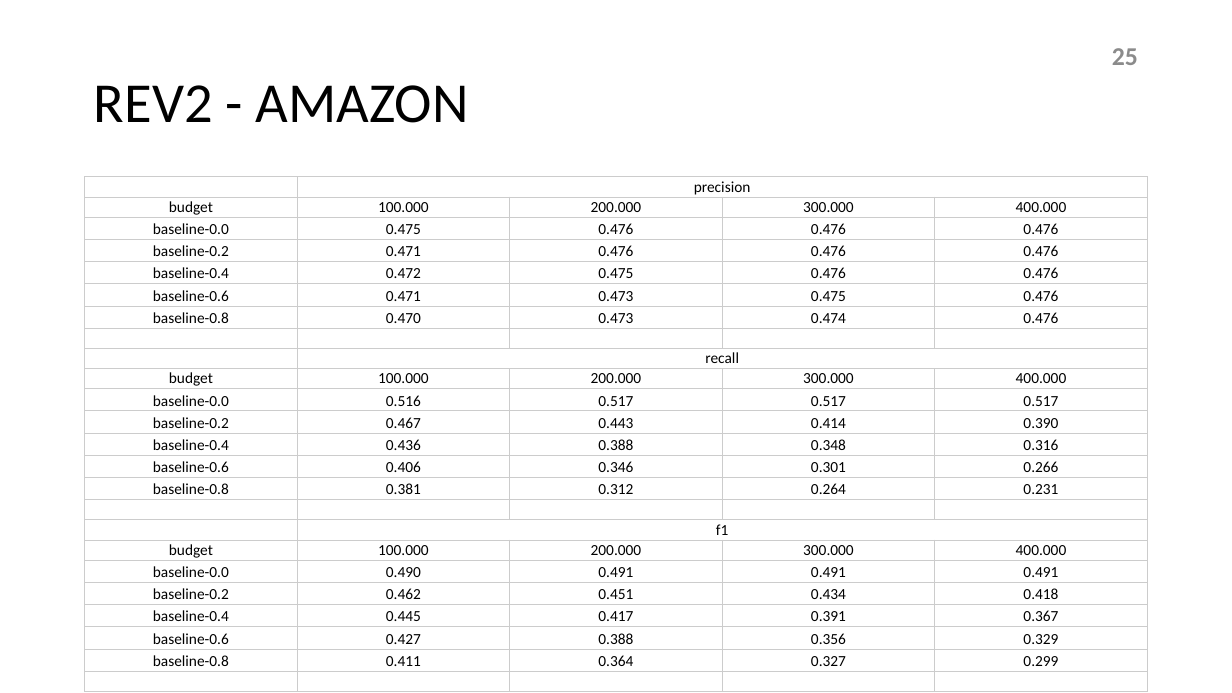
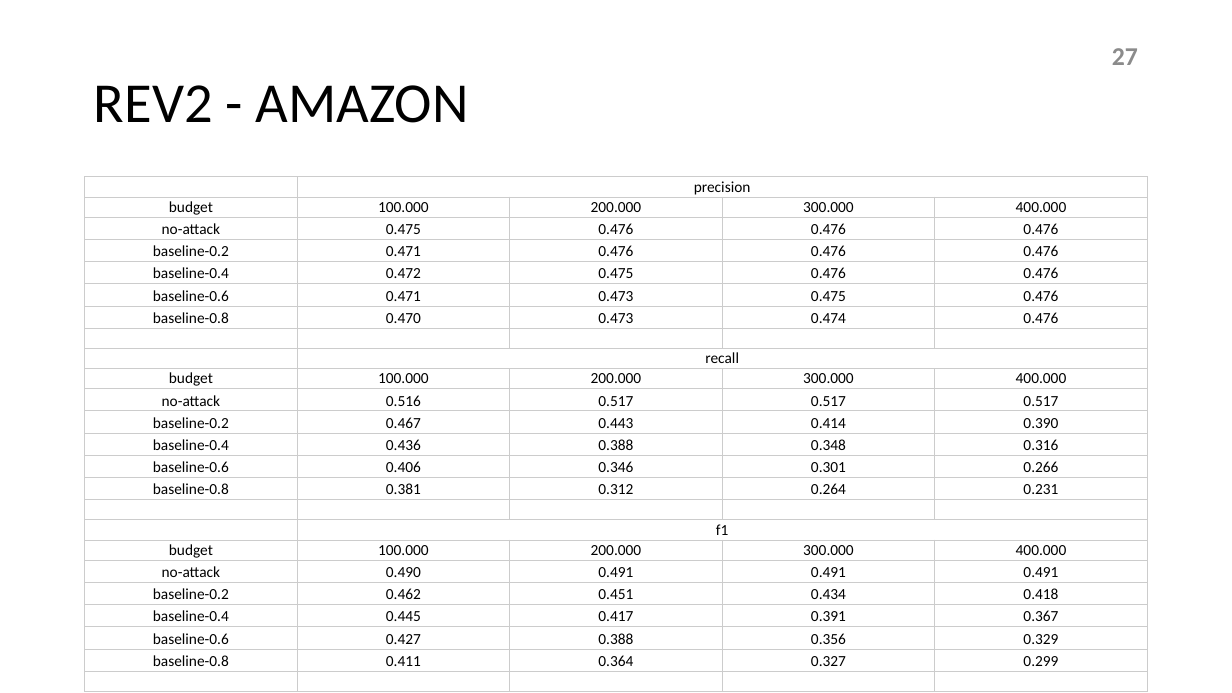
Before and after one commit to hellokayas/Sockfarm-Project, a slide deck: slide 27 of resources/sockfarm.pptx (slide 25 before the commit). Drawn at 1232x693 pixels with LibreOffice and Linux fonts; fonts in the diff are those of the drawing. Boxes give left, top, right and bottom in pixels: in the first picture for what was removed or moved away, otherwise in the second. Text is boxed around its words. In the diff, an @@ line names an element or a change of style, - is before the commit and + after.

```diff
--- a/resources/sockfarm.pptx
+++ b/resources/sockfarm.pptx
@@ page number at [1112,48,1138,65]: text changed @@
-25
+27
@@ table at [85,177,1148,689] @@
-row 3, column 1: baseline-0.0
+row 3, column 1: no-attack
-row 11, column 1: baseline-0.0
+row 11, column 1: no-attack
-row 19, column 1: baseline-0.0
+row 19, column 1: no-attack
```
Also in this commit, not shown: 9 other slides changed, 2 slides added, 1 other file.
